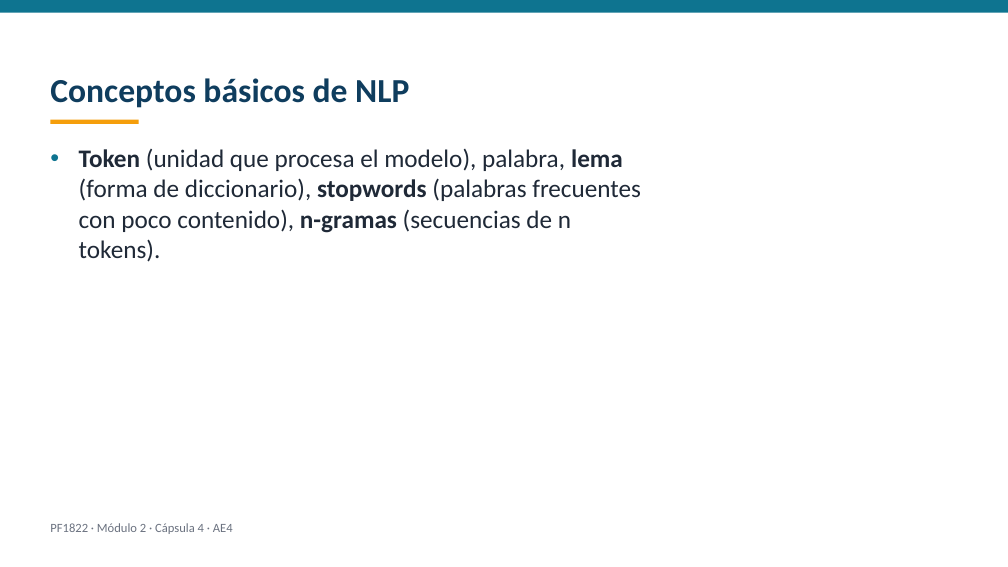
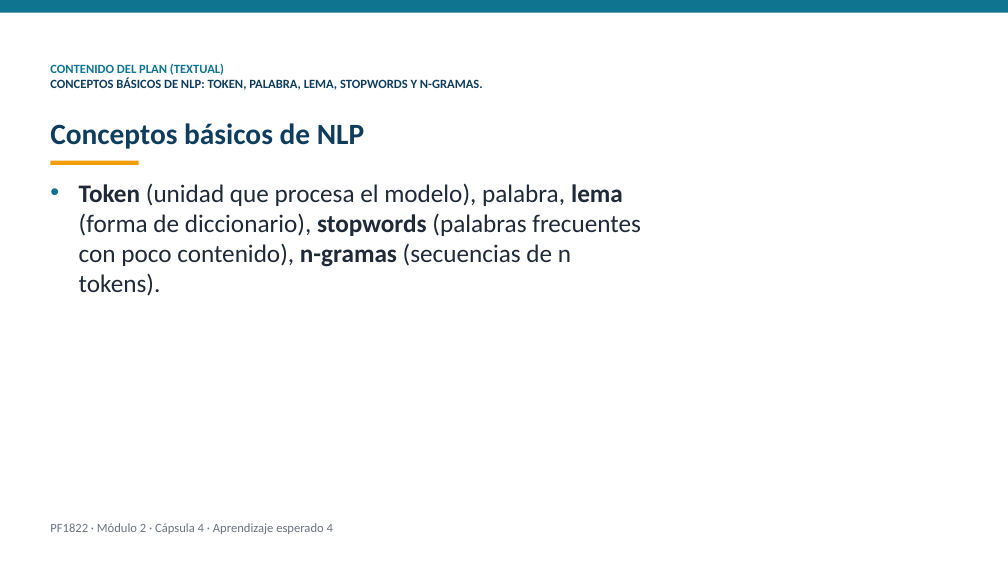
Before and after one commit to dojedacifuentes/naty.proyecto01, a slide deck: slide 3 of modulo-2/PF1822-desarrollo-con-ia/produccion/videos/AE4-capsula.pptx (slide 2 before the commit). Drawn at 1008x567 pixels with LibreOffice and Linux fonts; fonts in the diff are those of the drawing. Boxes give left, top, right and bottom in pixels: in the first picture for what was removed or moved away, otherwise in the second. Text is boxed around its words. In the diff, an @@ line names an element or a change of style, - is before the commit and + after.

Commit message:
checkpoint: 2026-09-25 videocapsulas textuales del plan para el revisor

```diff
--- a/modulo-2/PF1822-desarrollo-con-ia/produccion/videos/AE4-capsula.pptx
+++ b/modulo-2/PF1822-desarrollo-con-ia/produccion/videos/AE4-capsula.pptx
@@ text added at bbox=[50, 64, 483, 90], 12 pt, text #0F3D5E, bold @@
+CONTENIDO DEL PLAN (TEXTUAL)
+CONCEPTOS BÁSICOS DE NLP: TOKEN, PALABRA, LEMA, STOPWORDS Y N-GRAMAS.
@@ text "Conceptos básicos de NLP": place and size @@
-text "Conceptos básicos de NLP" at bbox=[50, 78, 409, 108]
+text "Conceptos básicos de NLP" at bbox=[50, 123, 364, 149]
@@ text "Conceptos básicos de NLP" at bbox=[50, 123, 364, 149]: size 32 to 28 pt @@
@@ text "Token (unidad que procesa el ...": place and size @@
-text "Token (unidad que procesa el ..." at bbox=[79, 149, 641, 262]
+text "Token (unidad que procesa el ..." at bbox=[79, 184, 641, 296]
@@ rectangle: place and size @@
-rectangle at bbox=[51, 119, 139, 124]
+rectangle at bbox=[51, 160, 139, 165]
@@ text at bbox=[50, 523, 333, 534]: text changed @@
-PF1822 · Módulo 2 · Cápsula 4 · AE4
+PF1822 · Módulo 2 · Cápsula 4 · Aprendizaje esperado 4
```
Also in this commit, not shown: 9 other slides changed, 1 slide added, 37 other files.
